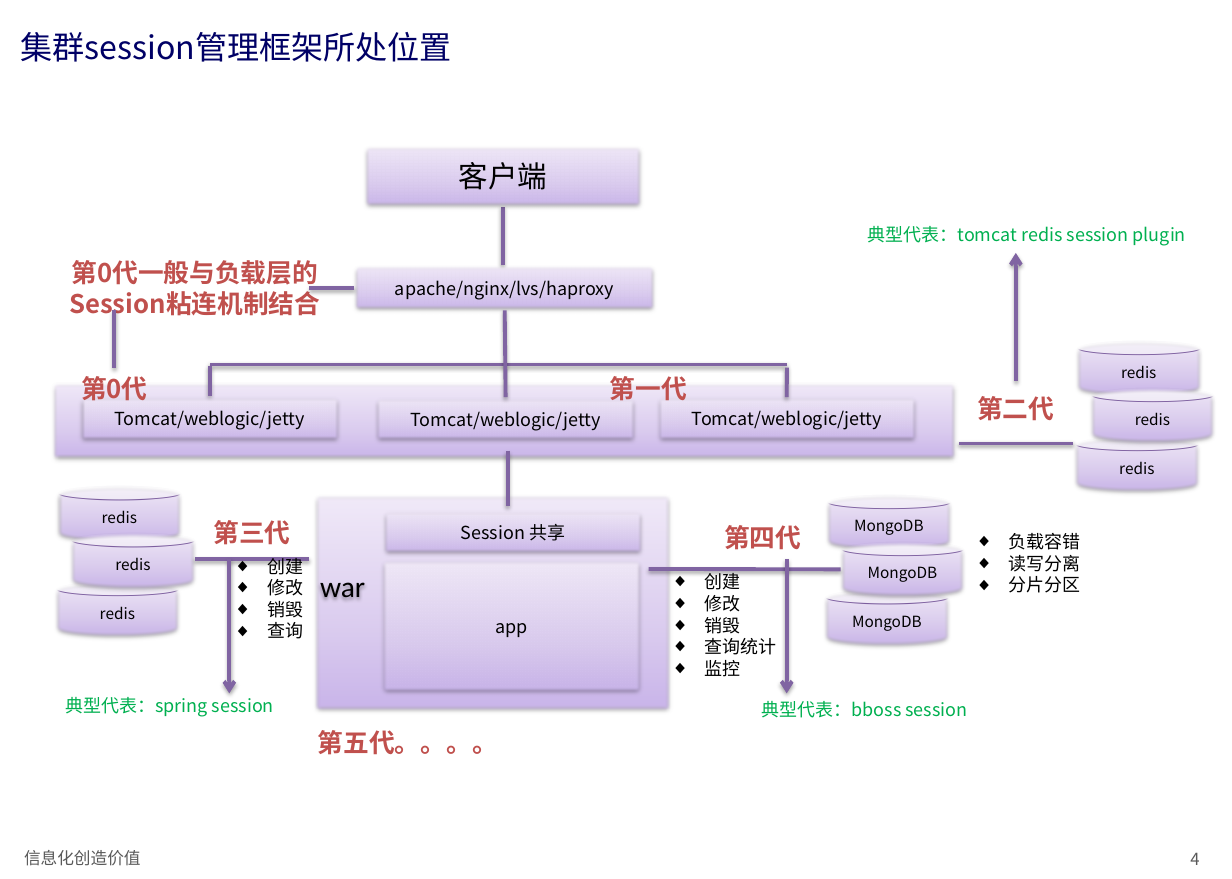
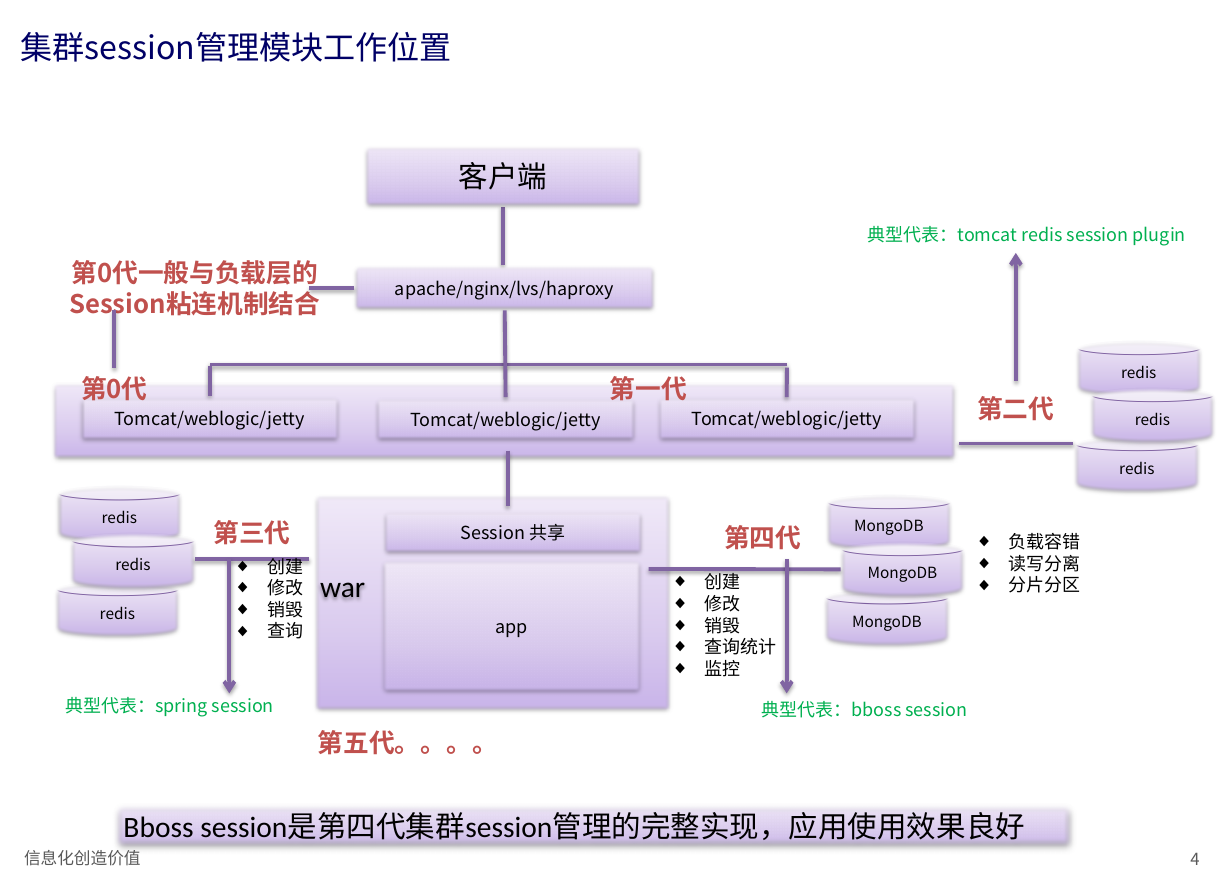
Before and after one commit to bbossgroups/bboss-document, a slide deck: slide 4 of 文档/bboss会话共享介绍.pptx. Drawn at 1232x879 pixels with LibreOffice and Linux fonts; fonts in the diff are those of the drawing. Boxes give left, top, right and bottom in pixels: in the first picture for what was removed or moved away, otherwise in the second. Text is boxed around its words. In the diff, an @@ line names an element or a change of style, - is before the commit and + after.

```diff
--- a/文档/bboss会话共享介绍.pptx
+++ b/文档/bboss会话共享介绍.pptx
@@ title at [21,32,452,62]: text changed @@
-集群session管理框架所处位置
+集群session管理模块工作位置
@@ rectangle added at [115,803,1073,848], fill gradient #C9B5E8 to #D8CBEE to #F0EAF9, outline #7D60A0 0.75 pt, 23 pt, text #000000 @@
+Bboss session是第四代集群session管理的完整实现，应用使用效果良好
```
Also in this commit, not shown: 28 other slides changed.
